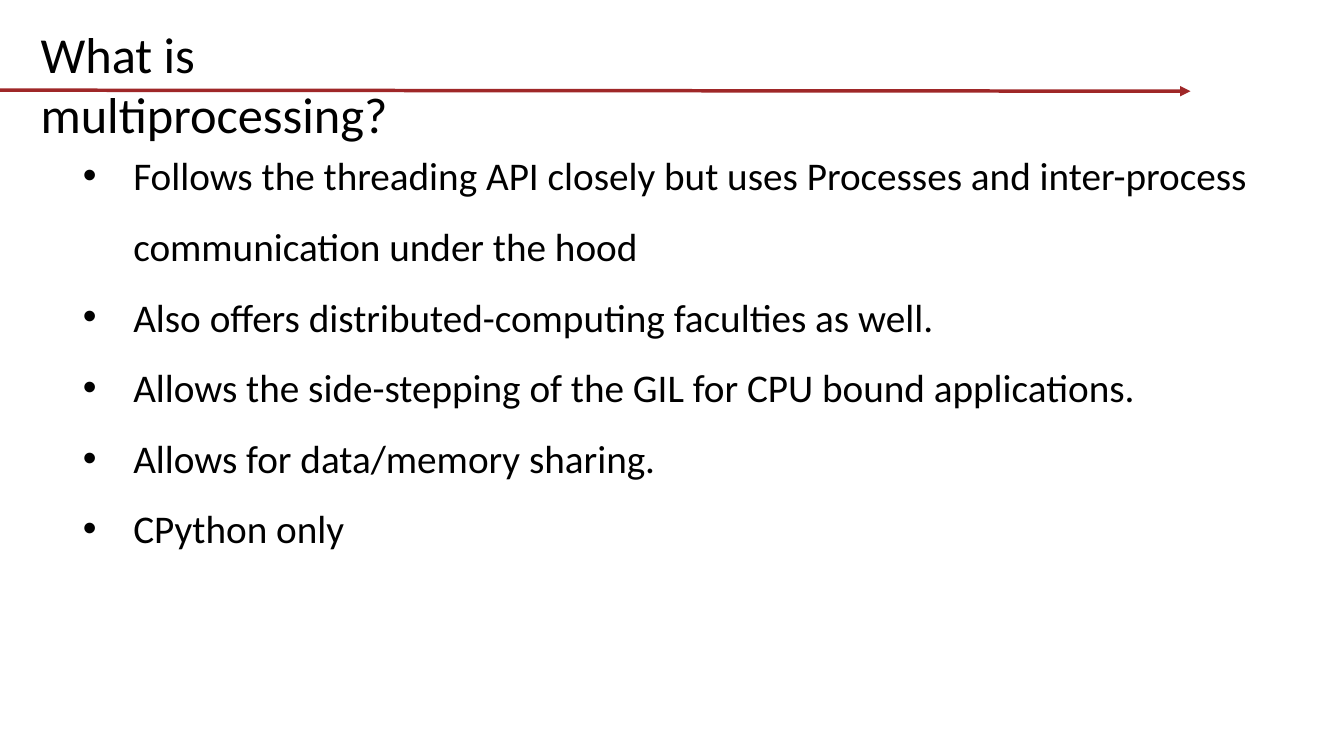
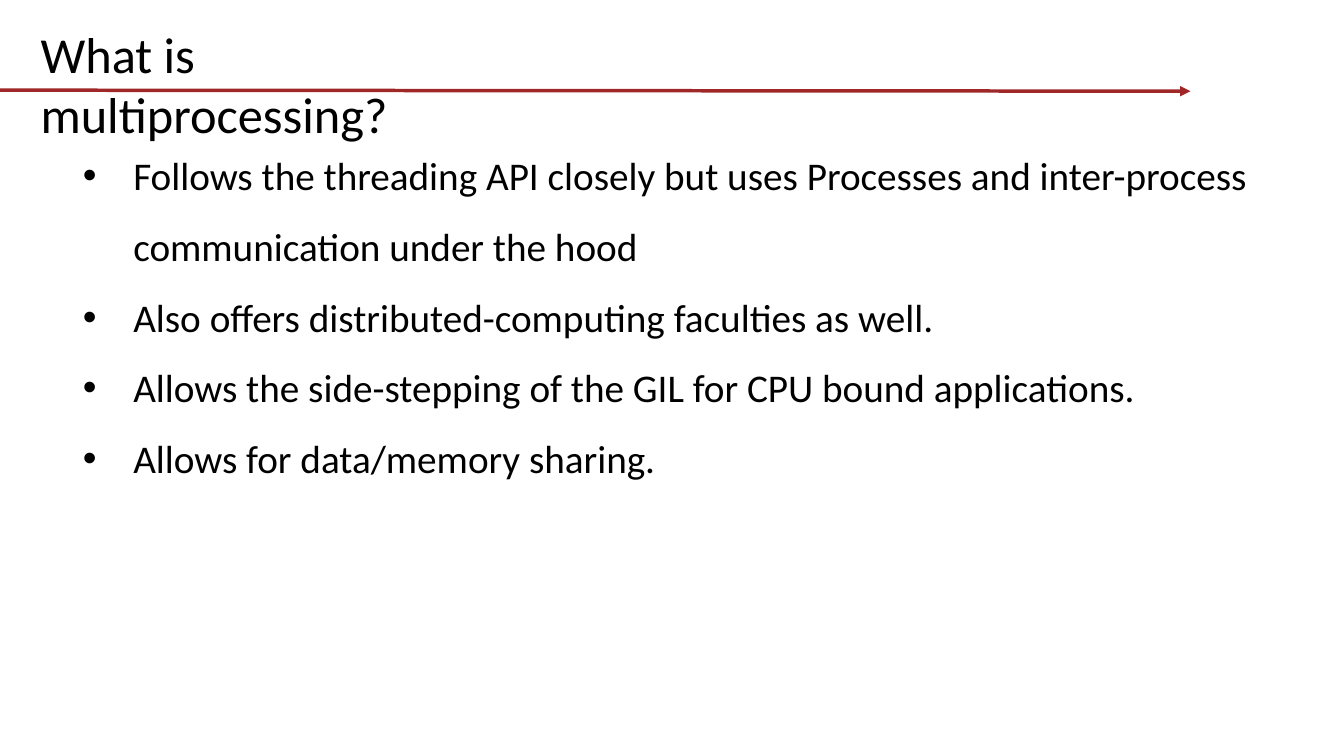
Before and after one commit to tishyk/codespacedirstructure, a slide deck: slide 7 of T4. Asynchronous programming/Multiprocessing/Demo.pptx. Drawn at 1344x756 pixels with LibreOffice and Linux fonts; fonts in the diff are those of the drawing; background and template pictures are left out. Boxes give left, top, right and bottom in pixels: in the first picture for what was removed or moved away, otherwise in the second. Text is boxed around its words. In the diff, an @@ line names an element or a change of style, - is before the commit and + after.

```diff
--- a/T4. Asynchronous programming/Multiprocessing/Demo.pptx
+++ b/T4. Asynchronous programming/Multiprocessing/Demo.pptx
@@ text at box(133, 515, 344, 550): paragraph removed @@
-• CPython only
```
Also in this commit, not shown: 6 other files.
